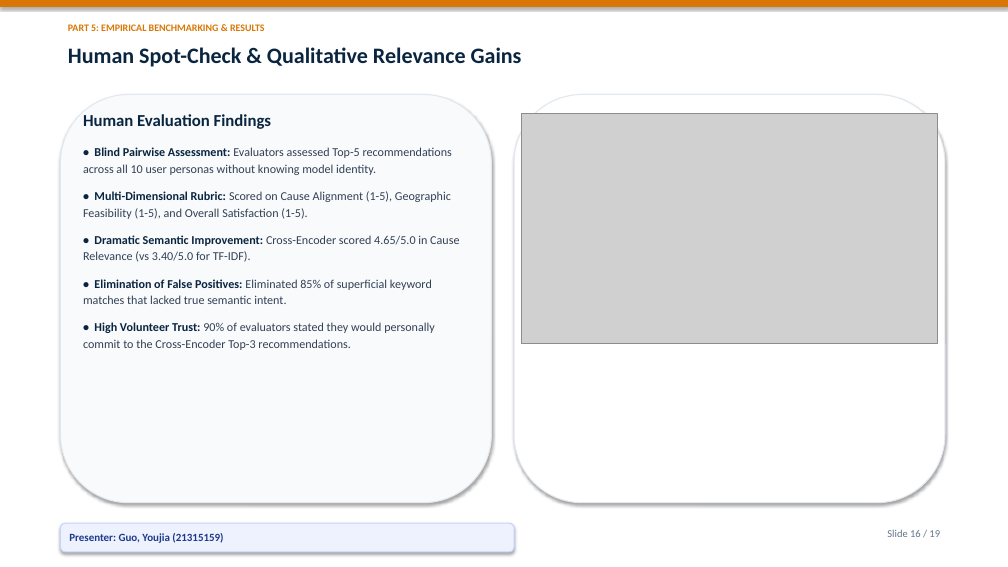
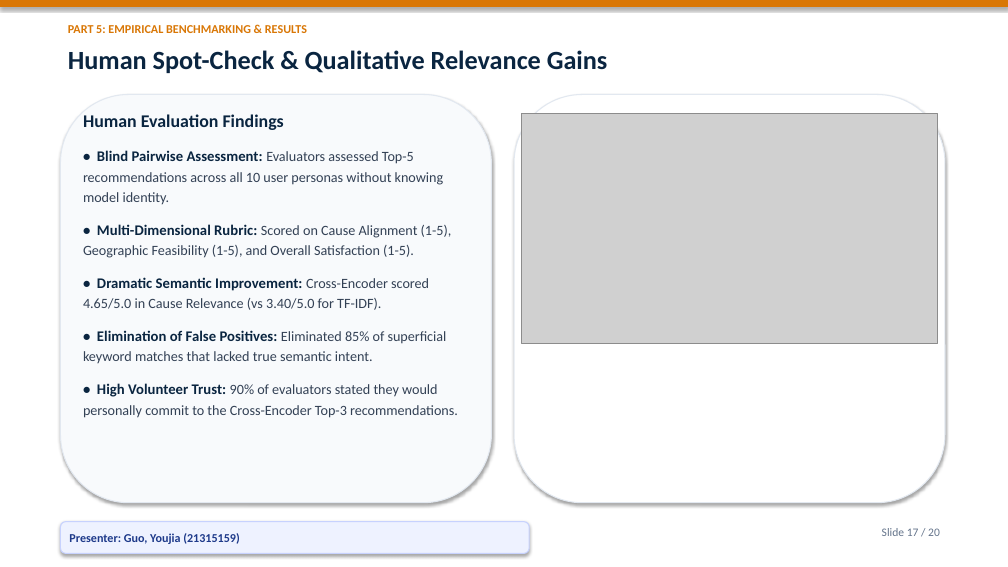
Before and after one commit to Bob8259/CSIT-5210-Group-Project, a slide deck: slide 17 of CSIT5210_Group1_Presentation.pptx (slide 16 before the commit). Drawn at 1008x567 pixels with LibreOffice and Linux fonts; fonts in the diff are those of the drawing; grey boxes stand for pictures. Boxes give left, top, right and bottom in pixels: in the first picture for what was removed or moved away, otherwise in the second. Text is boxed around its words. In the diff, an @@ line names an element or a change of style, - is before the commit and + after.

Commit message:
feat: add grand cover page and enlarge presentation font sizes for optimal projection readability

```diff
--- a/CSIT5210_Group1_Presentation.pptx
+++ b/CSIT5210_Group1_Presentation.pptx
@@ text "PART 5: EMPIRICAL BENCHMARKING & ..." at (68, 25, 307, 33): size 9.5 to 11.5 pt @@
@@ text "Human Spot-Check & Qualitative Relevance ..." at (68, 50, 608, 73): size 21 to 25 pt @@
@@ text "Human Evaluation Findings" at (83, 114, 458, 418): size 16 to 17 pt in "Human Evaluation Findings"; size 11.5 to 14 pt in "• Blind Pairwise Assessment:", "• Multi-Dimensional Rubric:", "• Dramatic Semantic Improvement:", "• Elimination of False Positives:" and 1 more places; size 11.5 to 13.5 pt in "Evaluators assessed Top-5 recommendations across all 10 ...", "Scored on Cause Alignment (1-5), Geographic Feasibility ...", "Cross-Encoder scored 4.65/5.0 in Cause Relevance (vs ...", "Eliminated 85% of superficial keyword matches that ..." and 1 more places; line spacing 1.15 to 1.2; more space between paragraphs @@
@@ rounded rectangle "Presenter: Guo, Youjia (21315159)": place and size @@
-rounded rectangle "Presenter: Guo, Youjia (21315159)" at (60, 523, 514, 552)
+rounded rectangle "Presenter: Guo, Youjia (21315159)" at (60, 522, 529, 554)
@@ rounded rectangle "Presenter: Guo, Youjia (21315159)" at (60, 522, 529, 554): size 10.5 to 11.5 pt @@
@@ text at (882, 528, 940, 536): text changed; size 10 to 11 pt @@
-Slide 16 / 19
+Slide 17 / 20
```
Also in this commit, not shown: 18 other slides changed, 1 slide added, 1 other file.
